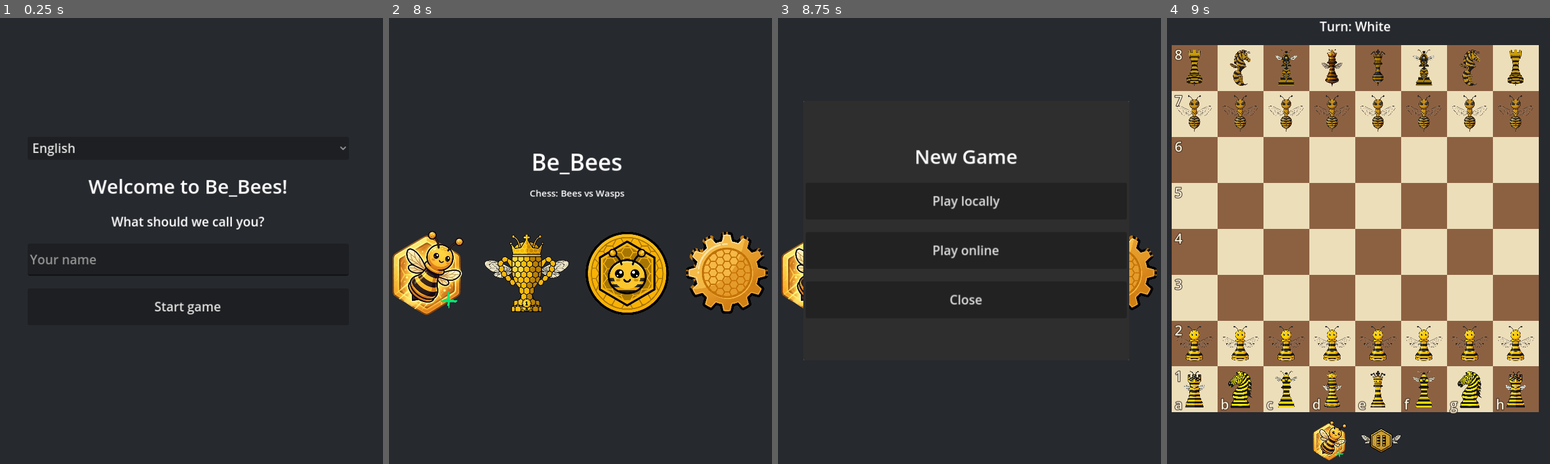
Above: before the commit, frames 1-4 (left to right).
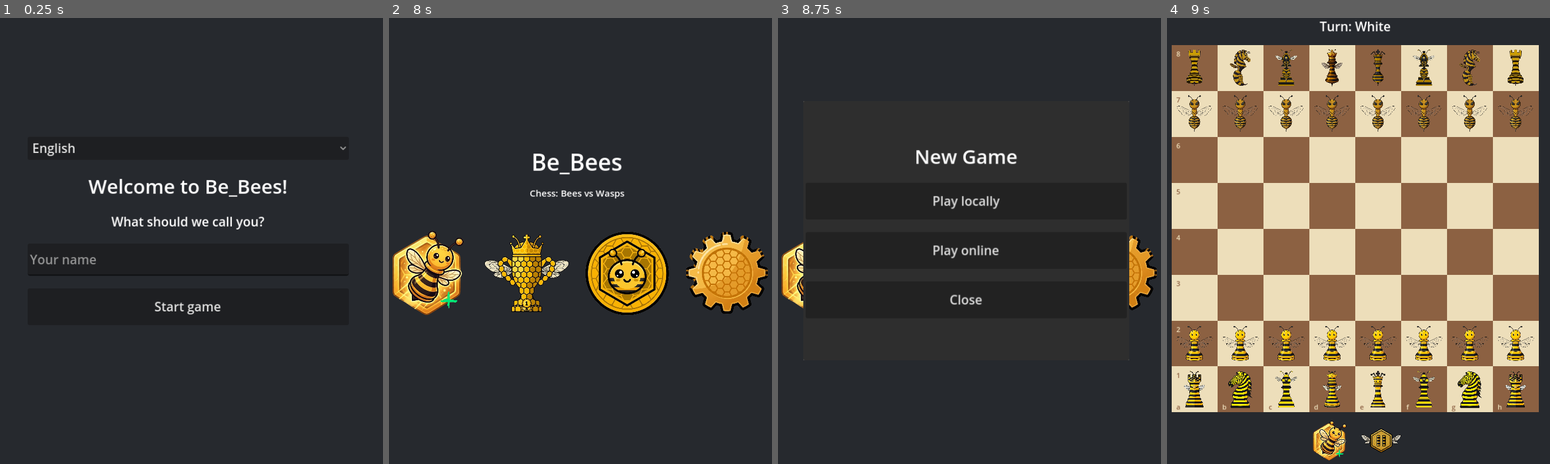
Above: after the commit, the same moments.

Repository: svetlyi072-debug/Be-Bees
Game: Godot game, scene res://scenes/Main.tscn
Two runs of this game, one before a commit and one after it. Both use one fixed random seed, a clock stepped at 60 frames per second and the inputs below.
Inputs (mouse positions are in pixels of both pictures, inside the frame that each line leads up to):
- Up to frame 1 (0.25 s): no input
- Up to frame 2 (8 s): click (576, 258) at 0.52 s; type "Alex" at 0.6 s; click (427, 272) at 1.27 s; click (427, 272) at 2.02 s; click (526, 272) at 2.77 s; click (526, 272) at 3.52 s; click (626, 272) at 4.27 s; click (626, 272) at 5.02 s; click (726, 272) at 5.77 s; click (726, 272) at 6.52 s; click "Start game" at 7.25 s
- Up to frame 3 (8.75 s): click (816, 272) at 8.02 s
- Up to frame 4 (9 s): click "Play locally" at 8.75 s

Frames 1-3 are identical in both runs. In frame 4, 0.6% of the frame differs, in the area x 1-89%, y 7-89%.

Commit message:
Redesign board coordinate labels: smaller, under pieces, no outline
The previous version overcorrected: rendering labels on top of pieces
with a large font and heavy outline, to guarantee visibility even on
occupied squares, looked like an intrusive overlay rather than a
coordinate mark — reported as looking "crooked" and covering the
pieces.

Went back to how chess.com/lichess actually do this: small (0.16x
square size, was 0.3x), tight to the glyph, centered in its box,
square-color-contrasted (no outline needed), and layered under
pieces again. On an occupied edge square the corner mark may now be
partly covered by the piece sitting there — that's normal for this
style of UI, not a bug; empty squares and the general case read
clean. Counter-rotation for the flip animation is unchanged.

Co-Authored-By: Claude Sonnet 5 <noreply@anthropic.com>

Diff:
--- a/scripts/board_view.gd
+++ b/scripts/board_view.gd
@@ -30,56 +30,52 @@
 	size = custom_minimum_size
 	pivot_offset = custom_minimum_size / 2.0
 	mouse_filter = Control.MOUSE_FILTER_STOP
-	piece_layer = Control.new()
-	piece_layer.size = custom_minimum_size
-	piece_layer.mouse_filter = Control.MOUSE_FILTER_IGNORE
-	add_child(piece_layer)
-	# Added after piece_layer so coordinate labels always render on top of
-	# pieces (otherwise a piece's art can cover the label corner on an
-	# occupied square — easy to miss since it only bites on some squares).
+	# Coordinate labels are built first so pieces naturally sit above them —
+	# a small corner mark on a square that happens to be occupied, same as
+	# chess.com/lichess, not something meant to compete with the piece on top.
 	coord_layer = Control.new()
 	coord_layer.size = custom_minimum_size
 	coord_layer.mouse_filter = Control.MOUSE_FILTER_IGNORE
 	add_child(coord_layer)
 	_build_coordinates()
-
-# File letters (a-h) and rank numbers (1-8), tucked into the corner of their
-# edge squares — built once since they don't depend on board state, unlike
-# pieces. Each counter-rotates individually (see _counter_rotate_overlays) so
-# they stay upright through the flip, same trick as the piece sprites.
+	piece_layer = Control.new()
+	piece_layer.size = custom_minimum_size
+	piece_layer.mouse_filter = Control.MOUSE_FILTER_IGNORE
+	add_child(piece_layer)
+
+# File letters (a-h) and rank numbers (1-8), small and tucked into the corner
+# of their edge squares — built once since they don't depend on board state,
+# unlike pieces. Each counter-rotates individually (see
+# _counter_rotate_overlays) so they stay upright through the flip, same trick
+# as the piece sprites.
 func _build_coordinates() -> void:
-	var font_size := int(SQUARE_SIZE * 0.3)
-	var margin := SQUARE_SIZE * 0.06
-	var label_size := Vector2(SQUARE_SIZE * 0.55, font_size * 1.3)
+	var font_size := int(SQUARE_SIZE * 0.16)
+	var margin := SQUARE_SIZE * 0.05
+	var label_size := Vector2(font_size * 1.4, font_size * 1.4)
 	for x in 8:
 		var top_left := _to_screen(Vector2i(x, 0))
-		var label := Label.new()
-		label.text = char(97 + x)
-		_style_coord_label(label, font_size)
-		label.position = Vector2(top_left.x + margin, top_left.y + SQUARE_SIZE - label_size.y)
+		var label := _make_coord_label(char(97 + x), font_size, DARK_COLOR if x % 2 == 0 else LIGHT_COLOR)
+		label.position = Vector2(top_left.x + margin, top_left.y + SQUARE_SIZE - label_size.y - margin)
 		label.size = label_size
 		label.pivot_offset = label_size / 2.0
-		label.mouse_filter = Control.MOUSE_FILTER_IGNORE
 		coord_layer.add_child(label)
 	for y in 8:
 		var top_left := _to_screen(Vector2i(0, y))
-		var label := Label.new()
-		label.text = str(y + 1)
-		_style_coord_label(label, font_size)
-		label.position = Vector2(top_left.x + margin, top_left.y)
+		var label := _make_coord_label(str(y + 1), font_size, DARK_COLOR if y % 2 == 0 else LIGHT_COLOR)
+		label.position = Vector2(top_left.x + margin, top_left.y + margin)
 		label.size = label_size
 		label.pivot_offset = label_size / 2.0
-		label.mouse_filter = Control.MOUSE_FILTER_IGNORE
 		coord_layer.add_child(label)
 
-# One consistent color + outline instead of matching the square underneath —
-# labels sit on top of pieces too now, and a piece's own art doesn't give
-# the same clean contrast a flat square color does.
-func _style_coord_label(label: Label, font_size: int) -> void:
+func _make_coord_label(text: String, font_size: int, color: Color) -> Label:
+	var label := Label.new()
+	label.text = text
+	label.horizontal_alignment = HORIZONTAL_ALIGNMENT_CENTER
+	label.vertical_alignment = VERTICAL_ALIGNMENT_CENTER
 	label.add_theme_font_size_override("font_size", font_size)
-	label.add_theme_color_override("font_color", Color(0.97, 0.94, 0.85))
-	label.add_theme_color_override("font_outline_color", Color(0.15, 0.1, 0.06))
-	label.add_theme_constant_override("outline_size", max(2, int(font_size * 0.18)))
+	label.add_theme_color_override("font_color", color)
+	label.mouse_filter = Control.MOUSE_FILTER_IGNORE
+	return label
 
 func _display(pos: Vector2i) -> Vector2i:
 	# Orientation is now a visual Control.rotation tween (see set_flipped),
